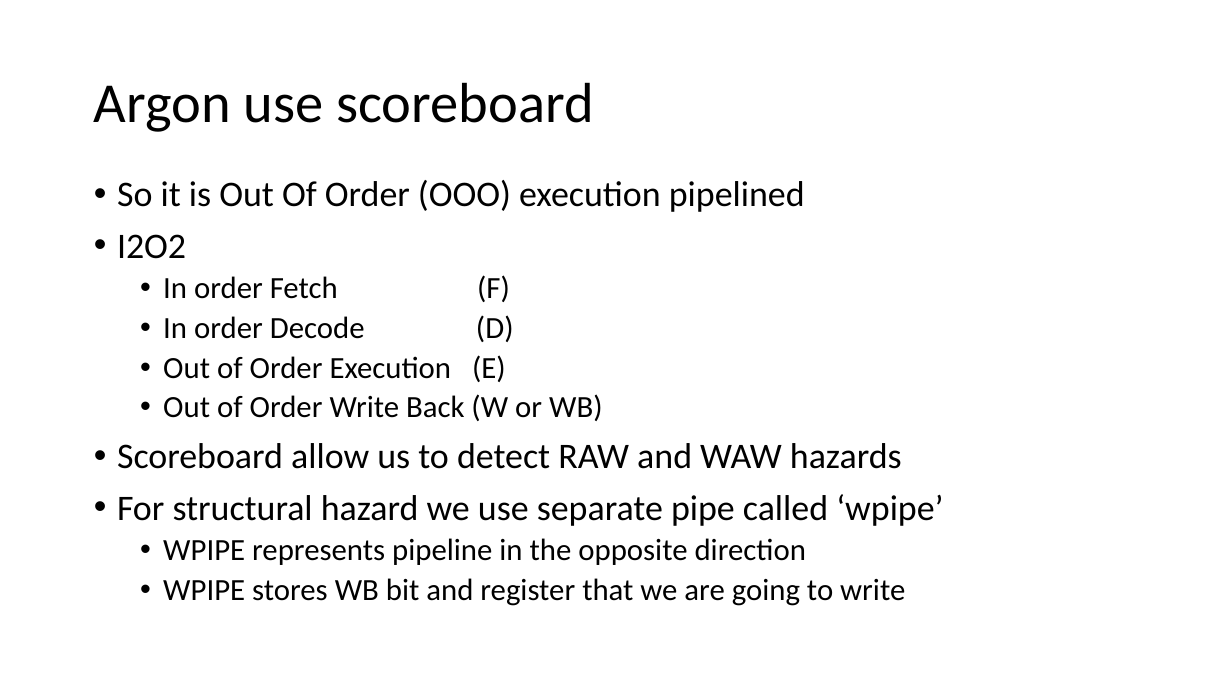
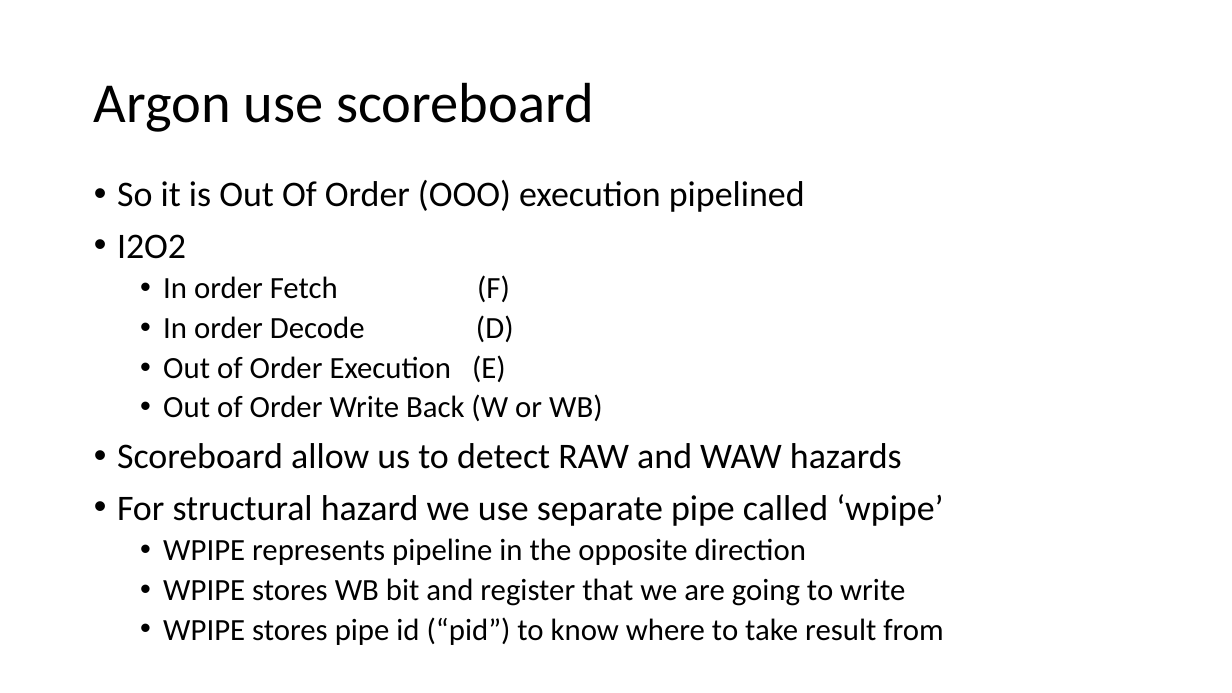
Before and after one commit to FROL256/argon-cpu, a slide deck: slide 2 of DOC/02_pipeline.pptx. Drawn at 1232x693 pixels with LibreOffice and Linux fonts; fonts in the diff are those of the drawing. Boxes give left, top, right and bottom in pixels: in the first picture for what was removed or moved away, otherwise in the second. Text is boxed around its words. In the diff, an @@ line names an element or a change of style, - is before the commit and + after.

```diff
--- a/DOC/02_pipeline.pptx
+++ b/DOC/02_pipeline.pptx
@@ text at <box>163,617,943,645</box>: paragraph added @@
+  • WPIPE stores pipe id (“pid”) to know where to take result from
```
Also in this commit, not shown: 1 other file.
